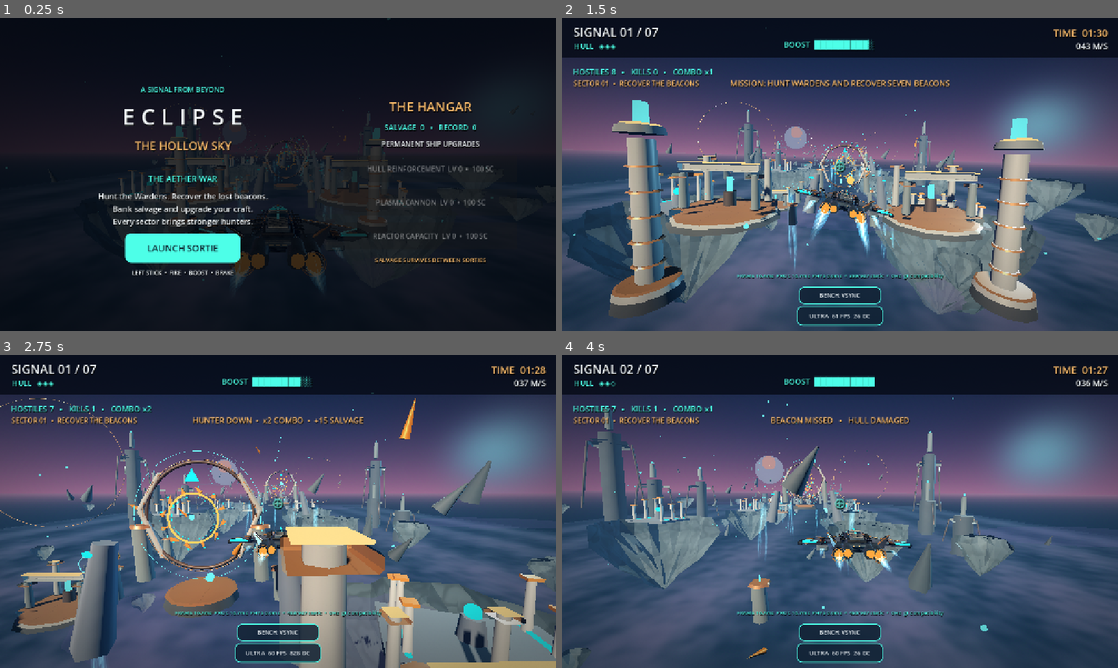
Above: before the commit, frames 1-4 (two rows, left to right).
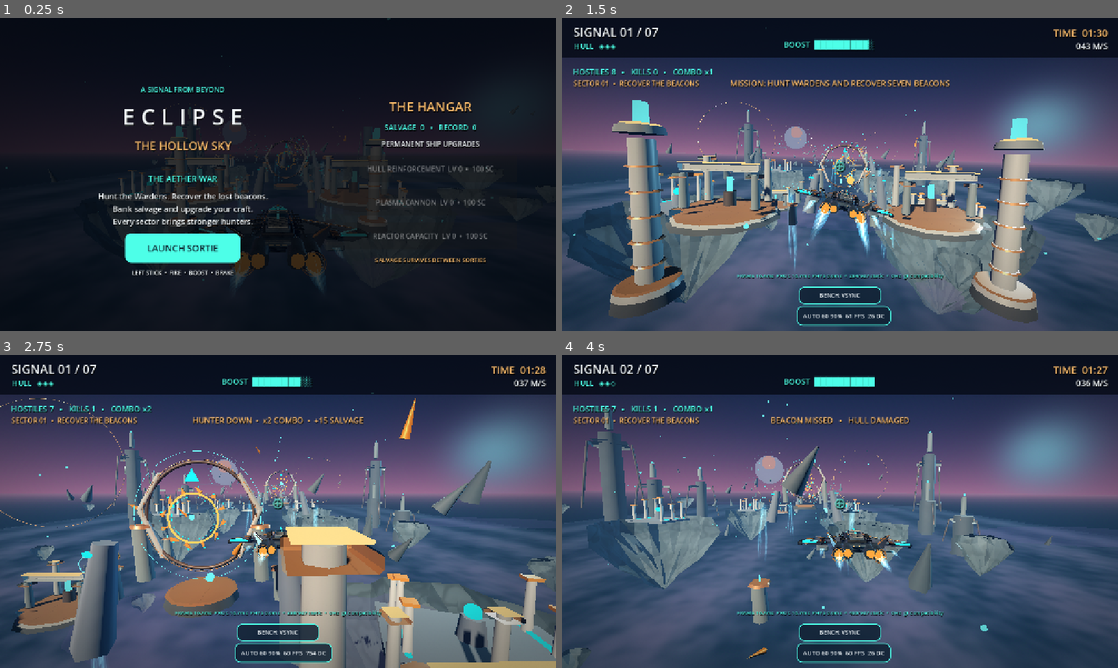
Above: after the commit, the same moments.

Repository: tpylman90-ctrl/Eclipse-The-Hollow-Sky
Game: Godot game, scene res://scenes/main.tscn
Two runs of this game, one before a commit and one after it. Both use one fixed random seed, a clock stepped at 60 frames per second and the inputs below.
Inputs (mouse positions are in pixels of both pictures, inside the frame that each line leads up to):
- Up to frame 1 (0.25 s): no input
- Up to frame 2 (1.5 s): click "LAUNCH SORTIE" at 0.5 s; tap Enter (start_game) at 1.25 s; move the mouse to (962, 158) at 1.27 s; hold D (steer_right) from 1.28 s (still down); hold Space (boost) from 1.28 s (still down); click (962, 158) at 1.42 s
- Up to frame 3 (2.75 s): release D (steer_right) at 2 s; release Space (boost) at 2 s; drag from (166, 527) to (250, 574) at 2.02 s
- Up to frame 4 (4 s): move the mouse to (895, 442) at 2.77 s; hold D (steer_right) 2.78-3.5 s; hold Enter (start_game) 2.78-3.5 s; drag from (812, 574) to (673, 464) at 3.52 s

The runs differ from the first frame. In frame 1, less than 0.1% of the frame differs, in the area x 35-67%, y 29-49%; in frame 2, 0.5%, in the area x 37-60%, y 39-99%; in frame 3, 0.4%; in frame 4, 0.5%.

Commit message:
Integrate persistent GRID-style Graphics/Auto60/Auto90/FPS MAX profiles and adaptive resolution supervisor

Diff:
--- a/scripts/game.gd
+++ b/scripts/game.gd
@@ -10,8 +10,9 @@
 const SkyFXScript = preload("res://scripts/sky_fx.gd")
 const CombatScript = preload("res://scripts/combat.gd")
 const RenderBudgetScript = preload("res://scripts/render_budget.gd")
+const MobileBudgetScript = preload("res://scripts/mobile_frame_budget.gd")
 const PROGRESS_PATH := "user://eclipse_hangar.cfg"
-const GRAPHICS_NAMES := ["ULTRA", "HIGH", "SAFE"]
+const GRAPHICS_NAMES := ["GRAPHICS", "AUTO 60", "AUTO 90", "FPS MAX"]
 
 enum Mode { TITLE, FLIGHT, END }
 
@@ -24,6 +25,7 @@
 var sky_fx
 var combat
 var render_budget
+var mobile_budget
 var benchmark_mode := 0
 const BENCH_NAMES := ["VSYNC", "UNLOCKED", "CAP 60", "NO SHADOW"]
 
@@ -49,7 +51,7 @@
 var perf_elapsed := 0.0
 var slow_samples := 0
 var recovery_samples := 0
-var graphics_index := 0
+var graphics_index := 1
 var telemetry_elapsed := 0.0
 var hud_refresh_elapsed := 0.0
 
@@ -74,6 +76,10 @@
     render_budget.name = "SpatialRenderBudget"
     add_child(render_budget)
     render_budget.configure(world, art_director, sky_fx, craft.chase_camera)
+    mobile_budget = MobileBudgetScript.new()
+    mobile_budget.name = "AndroidFrameSupervisor"
+    add_child(mobile_budget)
+    mobile_budget.configure(get_viewport(), world, sky_fx, render_budget)
 
     combat = CombatScript.new()
     combat.name = "AetherHostiles"
@@ -100,6 +106,7 @@
     craft.set_active(false)
     world.set_active_gate(0)
     _apply_graphics()
+    mobile_budget.set_active(false)
 
 
 func _unhandled_input(event: InputEvent) -> void:
@@ -115,6 +122,7 @@
     credits = maxi(0, int(config.get_value("hangar", "credits", 0)))
     record_score = maxi(0, int(config.get_value("hangar", "record_score", 0)))
     highest_sector = maxi(1, int(config.get_value("hangar", "highest_sector", 1)))
+    graphics_index = clampi(int(config.get_value("settings", "quality_profile", 1)), 0, GRAPHICS_NAMES.size() - 1)
     for name in ["hull", "weapon", "reactor"]:
         upgrades[name] = clampi(int(config.get_value("upgrades", name, 0)), 0, 3)
 
@@ -124,6 +132,7 @@
     config.set_value("hangar", "credits", credits)
     config.set_value("hangar", "record_score", record_score)
     config.set_value("hangar", "highest_sector", highest_sector)
+    config.set_value("settings", "quality_profile", graphics_index)
     for name in ["hull", "weapon", "reactor"]:
         config.set_value("upgrades", name, int(upgrades[name]))
     var error: Error = config.save(PROGRESS_PATH)
@@ -168,6 +177,7 @@
     craft.max_energy = 100.0 + float(upgrades["reactor"]) * 30.0
     craft.reset_flight()
     craft.set_active(true)
+    mobile_budget.set_active(true)
     combat.reset_sector(sector, int(upgrades["weapon"]))
     _apply_graphics()
     sound_system.play_launch()
@@ -181,6 +191,7 @@
     world.update_world(delta)
     sky_fx.update_fx(delta, mode == Mode.FLIGHT)
     render_budget.tick(delta)
+    mobile_budget.tick(delta, benchmark_mode != 0)
     sound_system.set_boost(craft.current_boost, delta)
     if mode != Mode.FLIGHT:
         return
@@ -196,7 +207,7 @@
     if telemetry_elapsed > 0.55:
         telemetry_elapsed = 0.0
         interface_layer.update_graphics_hud(
-            GRAPHICS_NAMES[graphics_index],
+            "%s %d%%" % [mobile_budget.preset_name(), mobile_budget.percent_scale()],
             Engine.get_frames_per_second(),
             int(Performance.get_monitor(Performance.RENDER_TOTAL_DRAW_CALLS_IN_FRAME)),
             Performance.get_monitor(Performance.TIME_PROCESS) * 1000.0,
@@ -205,23 +216,6 @@
             render_budget.total_static,
             DisplayServer.screen_get_refresh_rate(),
             RenderingServer.get_current_rendering_method())
-    if graphics_index == 1 and perf_elapsed >= 2.5 and elapsed > 6.0:
-        perf_elapsed = 0.0
-        var fps: int = Engine.get_frames_per_second()
-        if fps > 0 and fps < 29:
-            slow_samples += 1
-            recovery_samples = 0
-        elif fps >= 46:
-            recovery_samples += 1
-            slow_samples = 0
-        else:
-            slow_samples = 0
-            recovery_samples = 0
-        if slow_samples >= 2:
-            sky_fx.set_low_effects(true)
-        elif recovery_samples >= 4:
-            sky_fx.set_low_effects(false)
-
     combat.update_combat(delta)
     if mode != Mode.FLIGHT:
         return
@@ -389,6 +383,7 @@
         return
     mode = Mode.END
     craft.set_active(false)
+    mobile_budget.set_active(false)
     _bank_progress()
     if victory:
         sound_system.play_finish()
@@ -402,6 +397,7 @@
 func _return_hangar() -> void:
     mode = Mode.TITLE
     craft.set_active(false)
+    mobile_budget.set_active(false)
     interface_layer.update_hangar(credits, record_score, upgrades)
     interface_layer.show_title()
 
@@ -409,32 +405,17 @@
 func _cycle_graphics() -> void:
     graphics_index = (graphics_index + 1) % GRAPHICS_NAMES.size()
     _apply_graphics()
+    _save_progress()
     telemetry_elapsed = 1.0
 
 
 func _apply_graphics() -> void:
-    if sky_fx == null:
-        return
-    var view := get_viewport()
-    var renderer := RenderingServer.get_current_rendering_method()
-    # Mobile Vulkan supports FXAA but not TAA/SSR. Changing MSAA levels mid-run
-    # can trigger pipeline recompilation and tile-memory pressure.
-    view.msaa_3d = Viewport.MSAA_DISABLED
-    if renderer != "gl_compatibility":
-        view.screen_space_aa = Viewport.SCREEN_SPACE_AA_FXAA
-    render_budget.set_quality(graphics_index)
-    if graphics_index == 0:
-        if renderer != "gl_compatibility":
-            view.scaling_3d_scale = 1.0
-        sky_fx.set_low_effects(false)
-    elif graphics_index == 1:
-        if renderer != "gl_compatibility":
-            view.scaling_3d_scale = 0.85
-        sky_fx.set_low_effects(false)
-    else:
-        if renderer != "gl_compatibility":
-            view.scaling_3d_scale = 0.70
-        sky_fx.set_low_effects(true)
+    if mobile_budget == null:
+        return
+    mobile_budget.set_preset(graphics_index)
+    # Benchmark diagnostic temporarily overrides the preset's sun policy.
+    if benchmark_mode == 3:
+        world.set_realtime_sun_shadows(false)
 
 
 func _toggle_benchmark() -> void:
